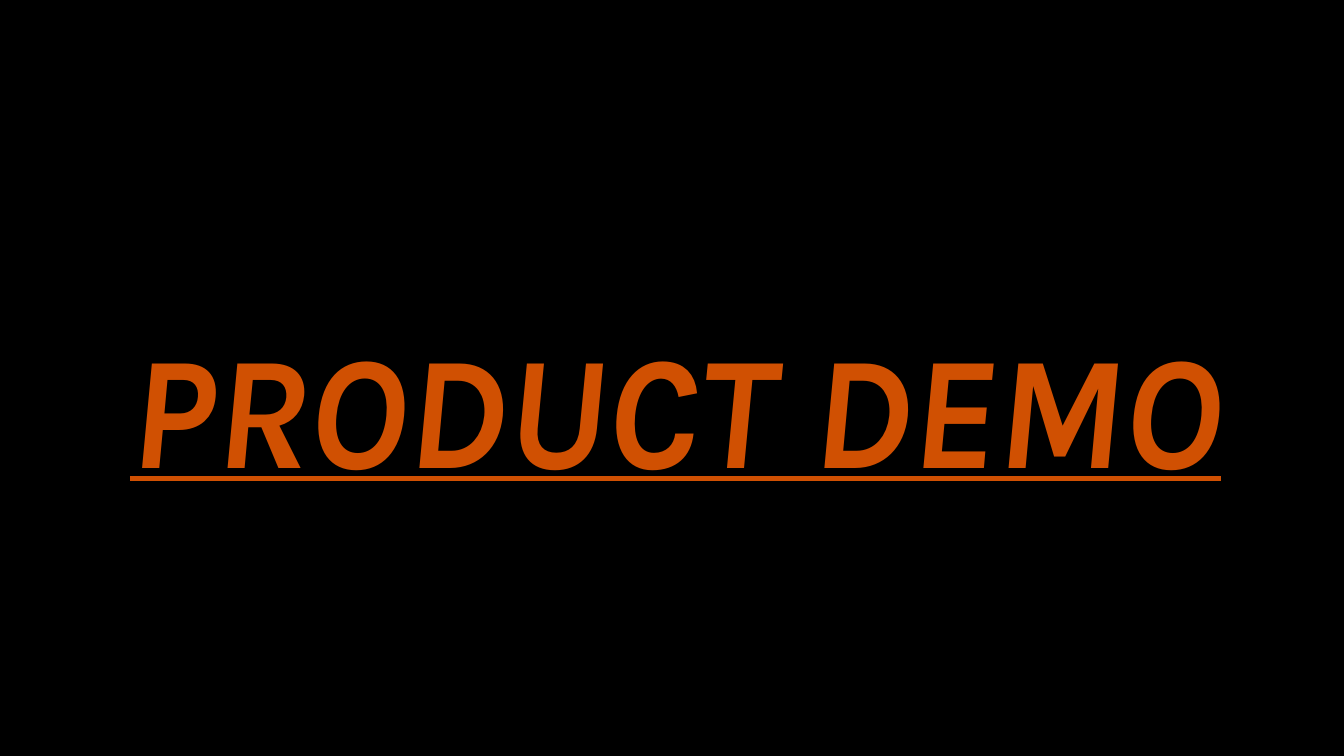
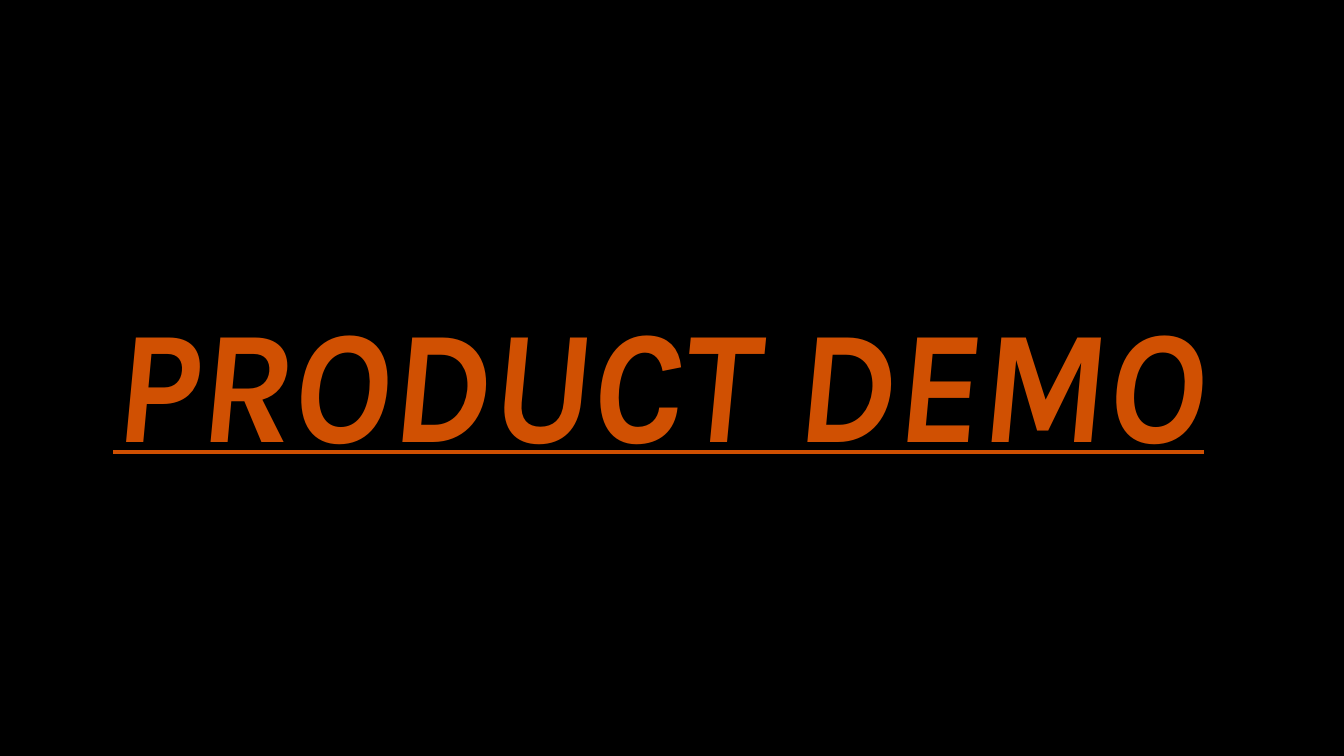
Before and after one commit to hattas/ncaa-bracket-predictor, a slide deck: slide 5 of documentation/sprint 4/Sprint 4 powerpoint.pptx. Drawn at 1344x756 pixels with LibreOffice and Linux fonts; fonts in the diff are those of the drawing; background and template pictures are left out. Boxes give left, top, right and bottom in pixels: in the first picture for what was removed or moved away, otherwise in the second. Text is boxed around its words. In the diff, an @@ line names an element or a change of style, - is before the commit and + after.

```diff
--- a/documentation/sprint 4/Sprint 4 powerpoint.pptx
+++ b/documentation/sprint 4/Sprint 4 powerpoint.pptx
@@ text "PRODUCT DEMO": place and size @@
-text "PRODUCT DEMO" at (130, 361, 1222, 481)
+text "PRODUCT DEMO" at (113, 335, 1205, 454)
@@ text "PRODUCT DEMO" at (113, 335, 1205, 454): vertical alignment top to middle @@
```
Also in this commit, not shown: 5 other slides changed, 1 slide added, 1 slide removed, 4 other files.
